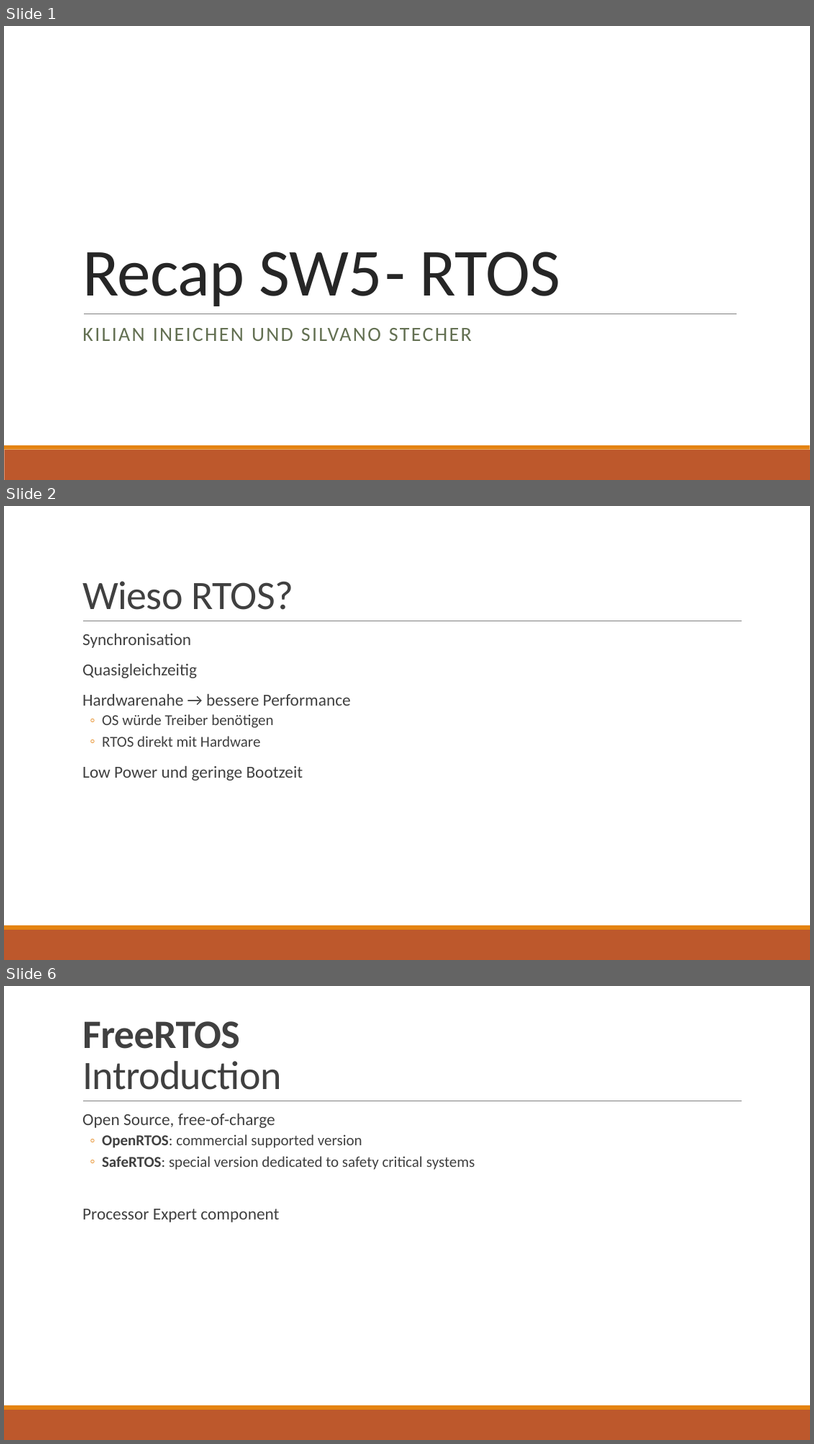
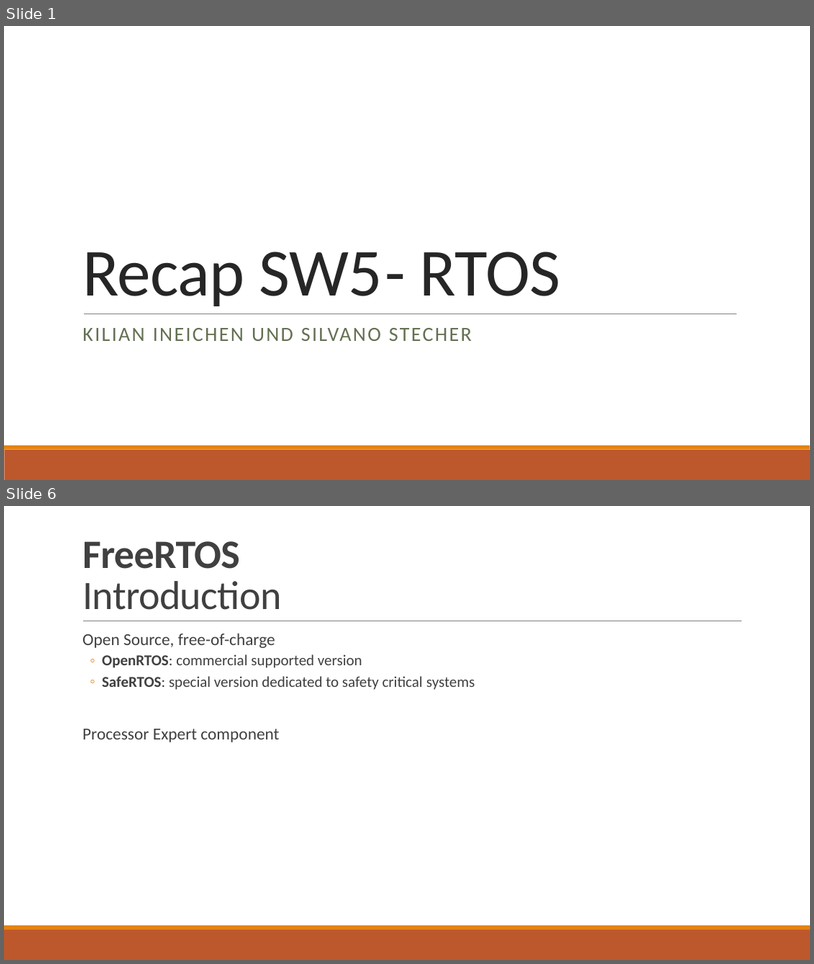
Before and after one commit to tfineich/INTRO_Projekt, a slide deck: Recap_SW5_Ineichen_Stecher.pptx. Shown one above the other, each under a label of ours: slides 1, 2 and 6 before the commit, slides 1 and 6 after it; the slides between them are not shown. The pictures are 814x1444 and 814x964 pixels, drawn with LibreOffice and Linux fonts; fonts in the diff are those of the drawing. Boxes give left, top, right and bottom in pixels: in the first picture for what was removed or moved away, otherwise in the second. Text is boxed around its words. In the diff, an @@ line names an element or a change of style, - is before the commit and + after.

```diff
--- a/Recap_SW5_Ineichen_Stecher.pptx
+++ b/Recap_SW5_Ineichen_Stecher.pptx
@@ slide 2 removed at [4, 506, 810, 960], background #FFFFFF; not listed: 3 template elements that a slide beside it also shows @@
@@ title removed at [82, 581, 293, 610] @@
-Wieso RTOS?
@@ text removed at [82, 633, 351, 780] @@
-  Synchronisation
-  Quasigleichzeitig
-  Hardwarenahe → bessere Performance
-  ◦ OS würde Treiber benötigen
-  ◦ RTOS direkt mit Hardware
-  Low Power und geringe Bootzeit
```
Also in this commit, not shown: 3 slides changed, 3 slides added, 2 other slides removed.
